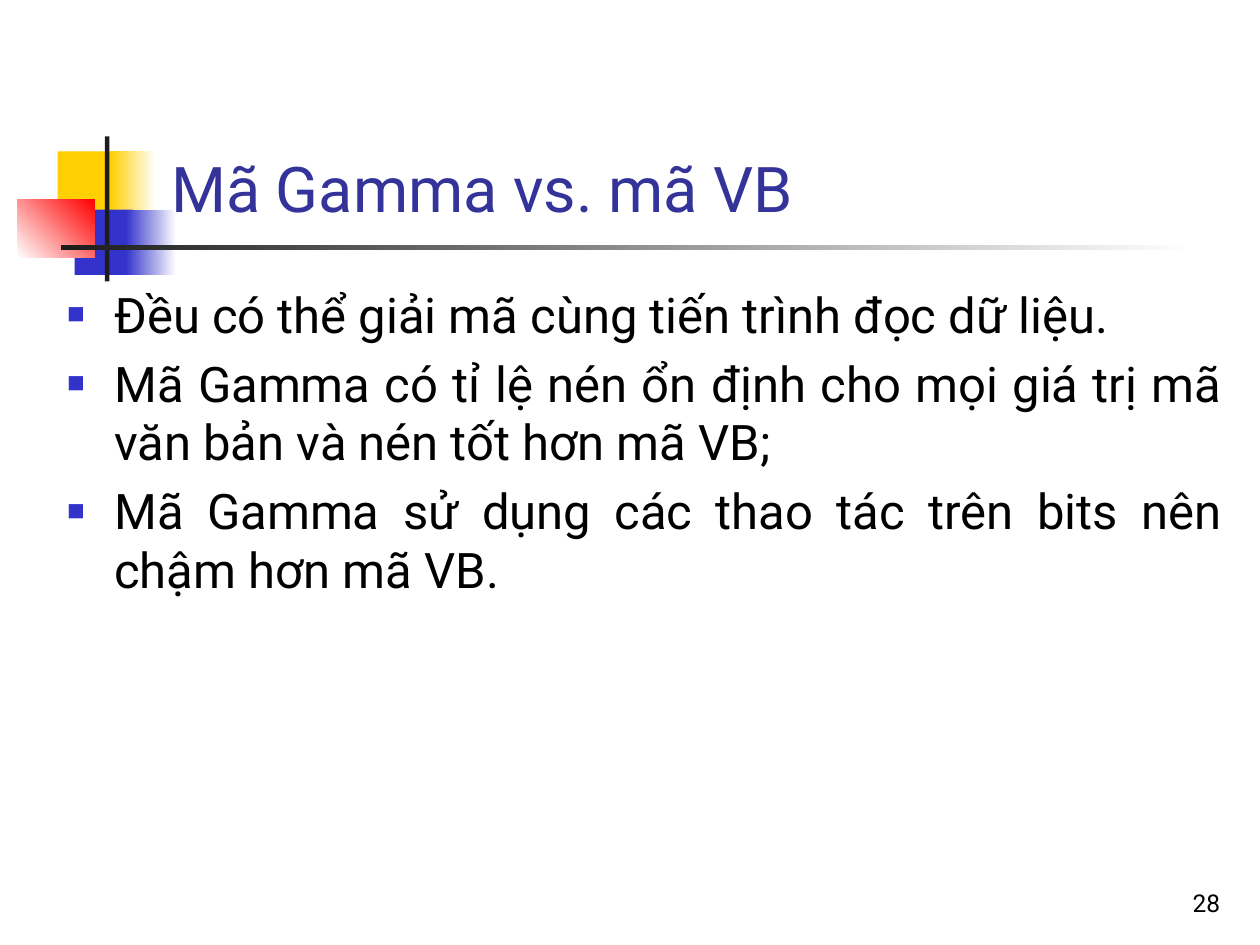
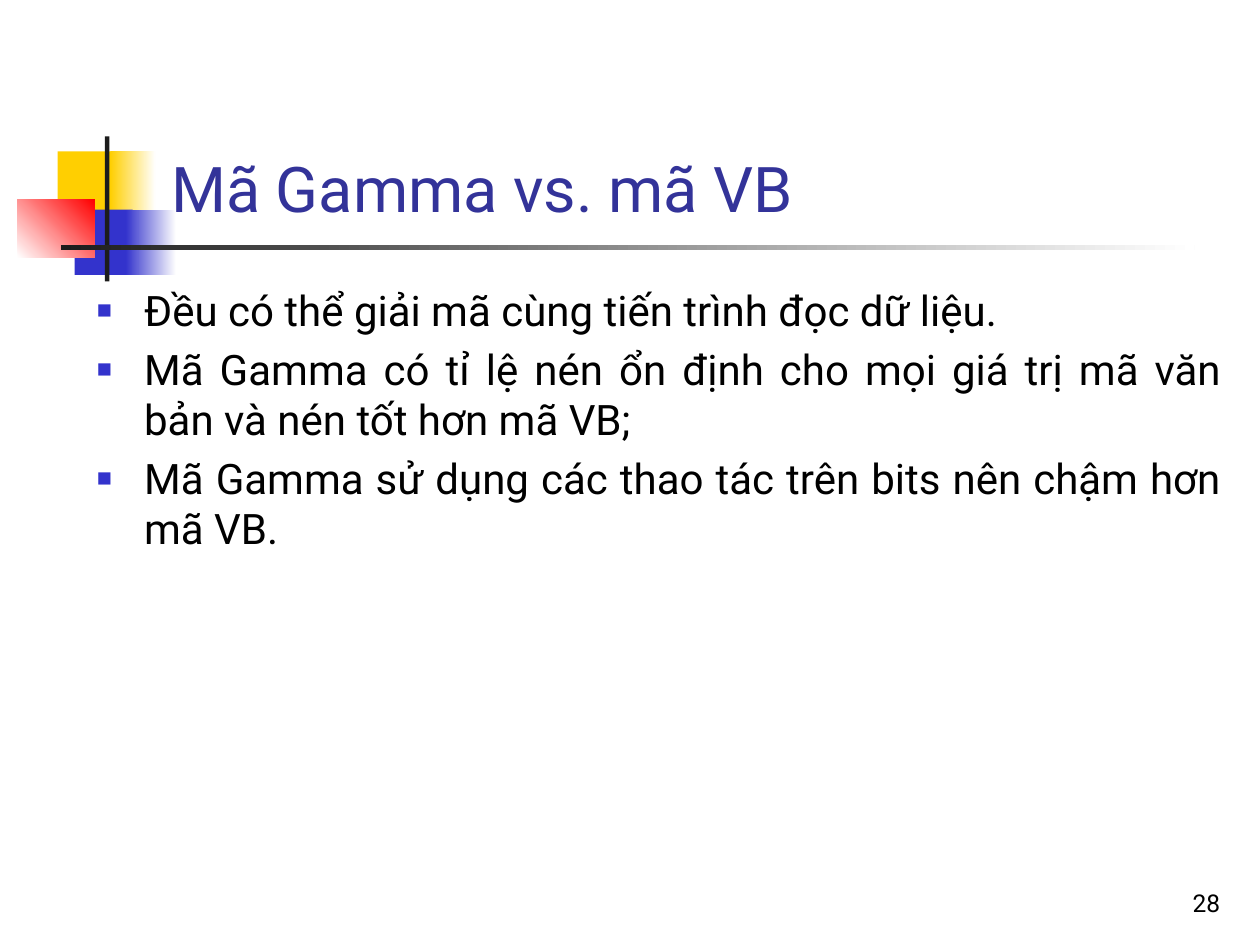
Before and after one commit to bangoc/IT4853, a slide deck: slide 28 of Bai 11 Nén chi muc nguoc.pptx. Drawn at 1260x945 pixels with LibreOffice and Linux fonts; fonts in the diff are those of the drawing. Boxes give left, top, right and bottom in pixels: in the first picture for what was removed or moved away, otherwise in the second. Text is boxed around its words. In the diff, an @@ line names an element or a change of style, - is before the commit and + after.

```diff
--- a/Bai 11 Nén chi muc nguoc.pptx
+++ b/Bai 11 Nén chi muc nguoc.pptx
@@ text "Đều có thể giải mã ...": place and size @@
-text "Đều có thể giải mã ..." at (114, 292, 1222, 597)
+text "Đều có thể giải mã ..." at (144, 290, 1221, 545)
@@ text "Đều có thể giải mã ..." at (144, 290, 1221, 545): size 28 to 24 pt @@
```
Also in this commit, not shown: 21 other slides changed.
